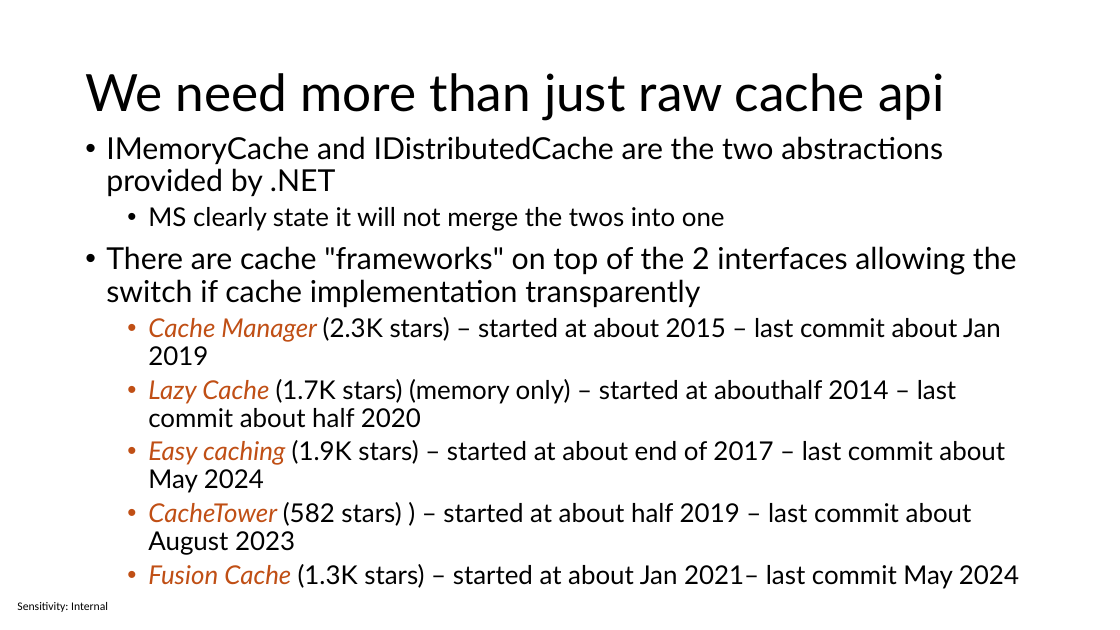
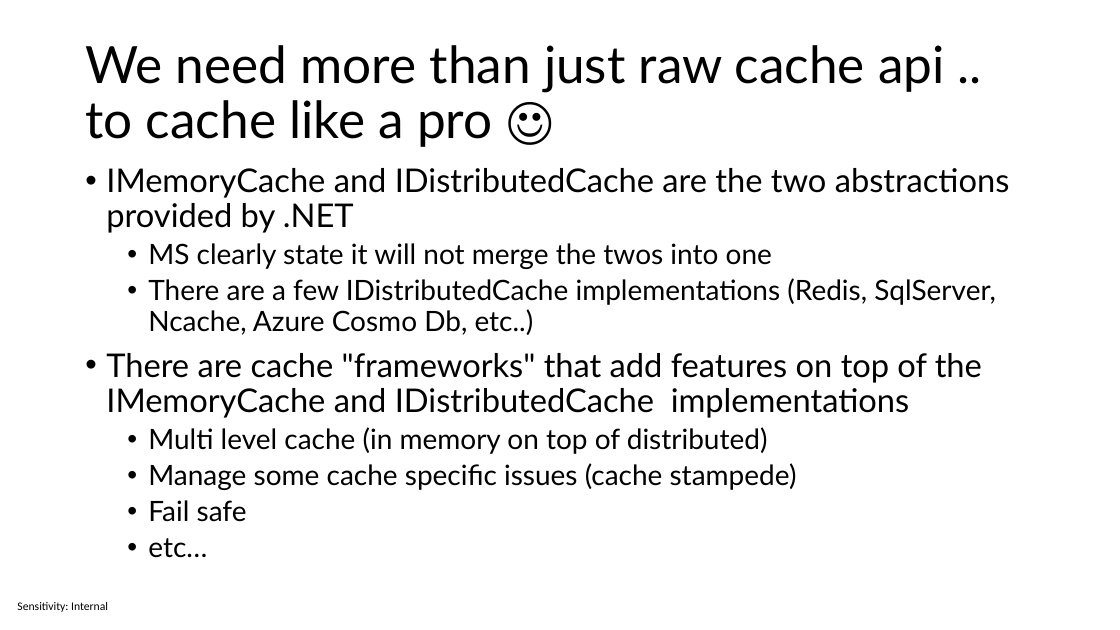
Before and after one commit to sabbadino/cache-like-a-pro-fusion-cache, a slide deck: slide 10 of cache-like-a-pro.pptx (slide 11 before the commit). Drawn at 1120x630 pixels with LibreOffice and Linux fonts; fonts in the diff are those of the drawing. Boxes give left, top, right and bottom in pixels: in the first picture for what was removed or moved away, otherwise in the second. Text is boxed around its words. In the diff, an @@ line names an element or a change of style, - is before the commit and + after.

Commit message:
slides

```diff
--- a/cache-like-a-pro.pptx
+++ b/cache-like-a-pro.pptx
@@ title at (85, 45, 945, 147): text changed @@
-We need more than just raw cache api
+We need more than just raw cache api ..
+to cache like a pro ☺
@@ text "IMemoryCache and IDistributedCache are the ...": place and size @@
-text "IMemoryCache and IDistributedCache are the ..." at (106, 136, 1019, 589)
+text "IMemoryCache and IDistributedCache are the ..." at (106, 168, 1010, 558)
@@ text at (106, 168, 1010, 269): size 25.9 to 28 pt in "IMemoryCache and IDistributedCache are the two abstractions ..."; size 22.2 to 24 pt in "MS clearly state it will not merge ..." @@
@@ text at (106, 278, 996, 558): text changed; size 22.2 to 24 pt @@
-• There are cache "frameworks" on top of the 2 interfaces allowing the switch if cache implementation transparently
-  • Cache Manager (2.3K stars) – started at about 2015 – last commit about Jan 2019
-  • Lazy Cache (1.7K stars) (memory only) – started at abouthalf 2014 – last commit about half 2020
-  • Easy caching (1.9K stars) – started at about end of 2017 – last commit about May 2024
-  • CacheTower (582 stars) ) – started at about half 2019 – last commit about August 2023
-  • Fusion Cache (1.3K stars) – started at about Jan 2021– last commit May 2024
+  • There are a few IDistributedCache implementations (Redis, SqlServer, Ncache, Azure Cosmo Db, etc..)
+• There are cache "frameworks" that add features on top of the IMemoryCache and IDistributedCache implementations
+  • Multi level cache (in memory on top of distributed)
+  • Manage some cache specific issues (cache stampede)
+  • Fail safe
+  • etc…
```
Also in this commit, not shown: 5 other slides changed, 2 slides added, 1 slide removed.
